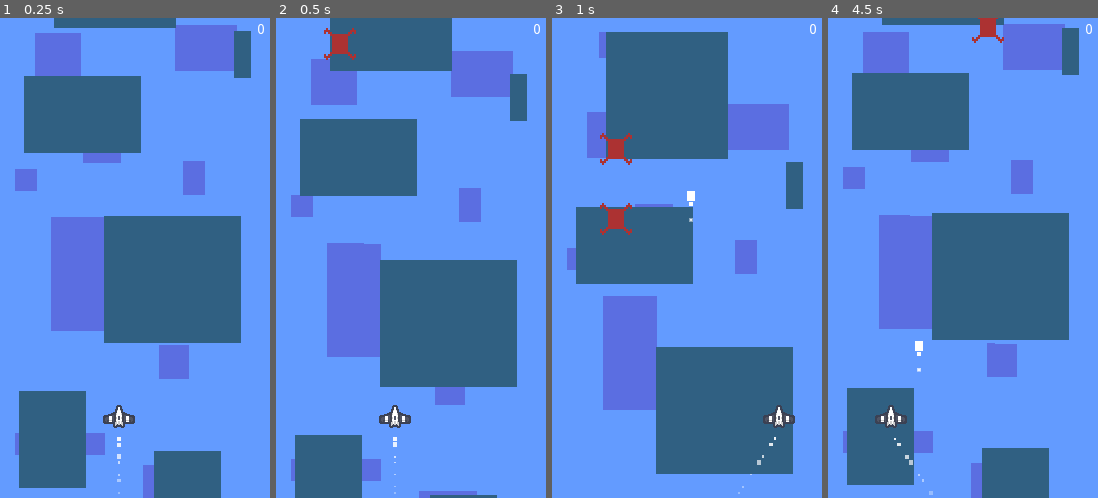
Above: before the commit, frames 1-4 (left to right).
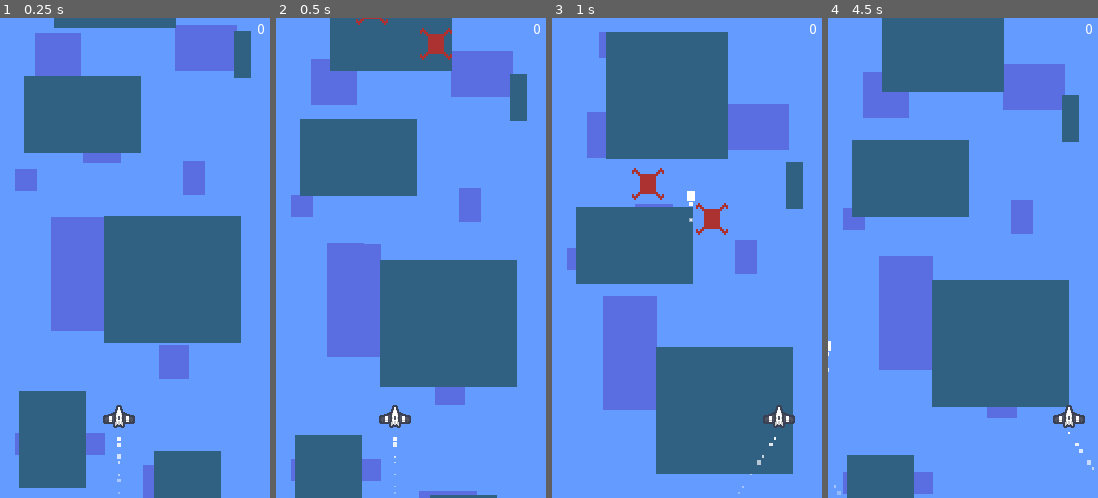
Above: after the commit, the same moments.

Repository: elektito/reverse-streak
Game: Godot game, scene res://Game.tscn
Same seed, same stepped clock (60 frames per second), same inputs: the game is played once before the commit and once after it. Sound files missing from this copy of the repository are replaced by a short silence.
Inputs:
- Up to frame 1 (0.25 s): no input
- Up to frame 2 (0.5 s): no input
- Up to frame 3 (1 s): hold Right (right) from 0.53 s (still down); tap Space (shoot) at 0.6 s
- Up to frame 4 (4.5 s): release Right (right) at 1.28 s; hold Left (left) 1.28-2.03 s; tap Space (shoot) every 0.75 s from 1.35 to 4.35 s; hold Right (right) 2.03-3.53 s; hold Left (left) from 3.53 s (still down)

Frame 1 is identical in both runs. In frame 2, 0.8% of the frame differs, in the area x 17-66%, y 0-9%; in frame 3, 1.4%; in frame 4, 48%, in the area x 0-99%, y 0-100%.

Commit message:
Make sure enemies won't overlap
We make sure that enemies are spawned with enough vertical distance so
they won't overlap when staying near the ship.

Diff:
--- a/Enemy.gd
+++ b/Enemy.gd
@@ -8,6 +8,7 @@
 
 var ship
 var keep_y = false
+var column
 
 onready var sprite = $sprite
 
--- a/Game.gd
+++ b/Game.gd
@@ -59,15 +59,7 @@
 	enemy_spawn_rate = 1.0 / (nenemies + 4)
 	if randf() > enemy_spawn_rate:
 		return
-	var enemy = preload("res://Enemy.tscn").instance()
-	var columns = int(floor((rect_size.x - 2 * ship_size.x) / ship_size.x))
-	var column = randi() % columns
-	enemy.position.x = ship_size.x + column * ship_size.x
-	enemy.position.y = camera.position.y - enemy.get_node('sprite').texture.get_size().y
-	enemy.ship = ship
-	enemy.type = 1 if randf() < mothership_spawn_rate else 0
-	enemy.connect("killed", self, "_on_enemy_killed")
-	add_child(enemy)
+	spawn_enemy()
 
 
 func _on_enemy_killed(enemy):
@@ -91,3 +83,28 @@
 		$ParallaxBackground/ParallaxLayer/Sprite.modulate = Color.red
 	else:
 		$ParallaxBackground/ParallaxLayer/Sprite.modulate = Color.white
+
+
+func spawn_enemy():
+	var enemy = preload("res://Enemy.tscn").instance()
+	var ncolumns = int(floor((rect_size.x - 2 * ship_size.x) / ship_size.x))
+	var columns = range(ncolumns)
+	var vertical_distance = VERTICAL_SPEED * enemy.get_node('death_timer').wait_time
+	var unfeasable_columns := []
+	for e in get_tree().get_nodes_in_group('enemies'):
+		if e.position.y > camera.position.y + vertical_distance:
+			continue
+		if not e.column in unfeasable_columns:
+			unfeasable_columns.append(e.column)
+	for c in unfeasable_columns:
+		columns.erase(c)
+	if len(columns) == 0:
+		return
+	var column = columns[randi() % len(columns)]
+	enemy.position.x = ship_size.x + column * ship_size.x
+	enemy.position.y = camera.position.y - enemy.get_node('sprite').texture.get_size().y
+	enemy.ship = ship
+	enemy.type = 1 if randf() < mothership_spawn_rate else 0
+	enemy.column = column
+	enemy.connect("killed", self, "_on_enemy_killed")
+	add_child(enemy)
